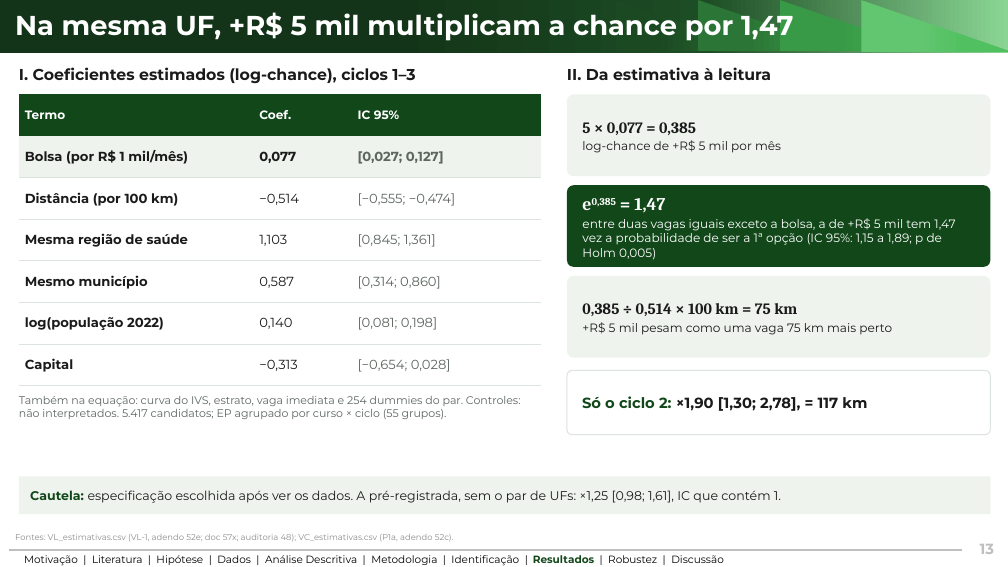
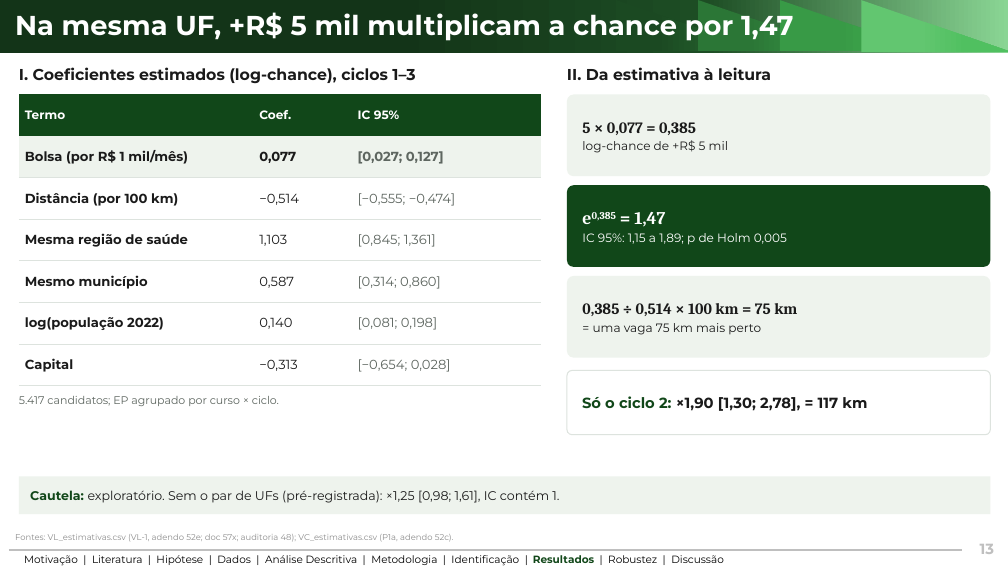
Before and after one commit to ka1victor/impact-eval-health-econ-pmme, a slide deck: slide 13 of output/apresentacao_banca_final/deck_banca_final.pptx. Drawn at 1008x567 pixels with LibreOffice and Linux fonts; fonts in the diff are those of the drawing; background and template pictures are left out. Boxes give left, top, right and bottom in pixels: in the first picture for what was removed or moved away, otherwise in the second. Text is boxed around its words. In the diff, an @@ line names an element or a change of style, - is before the commit and + after.

```diff
--- a/output/apresentacao_banca_final/deck_banca_final.pptx
+++ b/output/apresentacao_banca_final/deck_banca_final.pptx
@@ text in rounded rectangle at <box>582,140,728,153</box>: text changed @@
-log-chance de +R$ 5 mil por mês
+log-chance de +R$ 5 mil
@@ text in rounded rectangle at <box>582,233,787,245</box>: text changed @@
-entre duas vagas iguais exceto a bolsa, a de +R$ 5 mil tem 1,47 vez a probabilidade de ser a 1ª opção (IC 95%: 1,15 a 1,89; p de Holm 0,005)
+IC 95%: 1,15 a 1,89; p de Holm 0,005
@@ text in rounded rectangle at <box>593,323,761,335</box>: text changed @@
-+R$ 5 mil pesam como uma vaga 75 km mais perto
+= uma vaga 75 km mais perto
@@ text at <box>19,396,279,406</box>: text changed @@
-Também na equação: curva do IVS, estrato, vaga imediata e 254 dummies do par. Controles: não interpretados. 5.417 candidatos; EP agrupado por curso × ciclo (55 grupos).
+5.417 candidatos; EP agrupado por curso × ciclo.
@@ text in rectangle at <box>30,490,559,503</box>: text changed @@
-Cautela: especificação escolhida após ver os dados. A pré-registrada, sem o par de UFs: ×1,25 [0,98; 1,61], IC que contém 1.
+Cautela: exploratório. Sem o par de UFs (pré-registrada): ×1,25 [0,98; 1,61], IC contém 1.
```
Also in this commit, not shown: 13 other slides changed, 5 other files.
